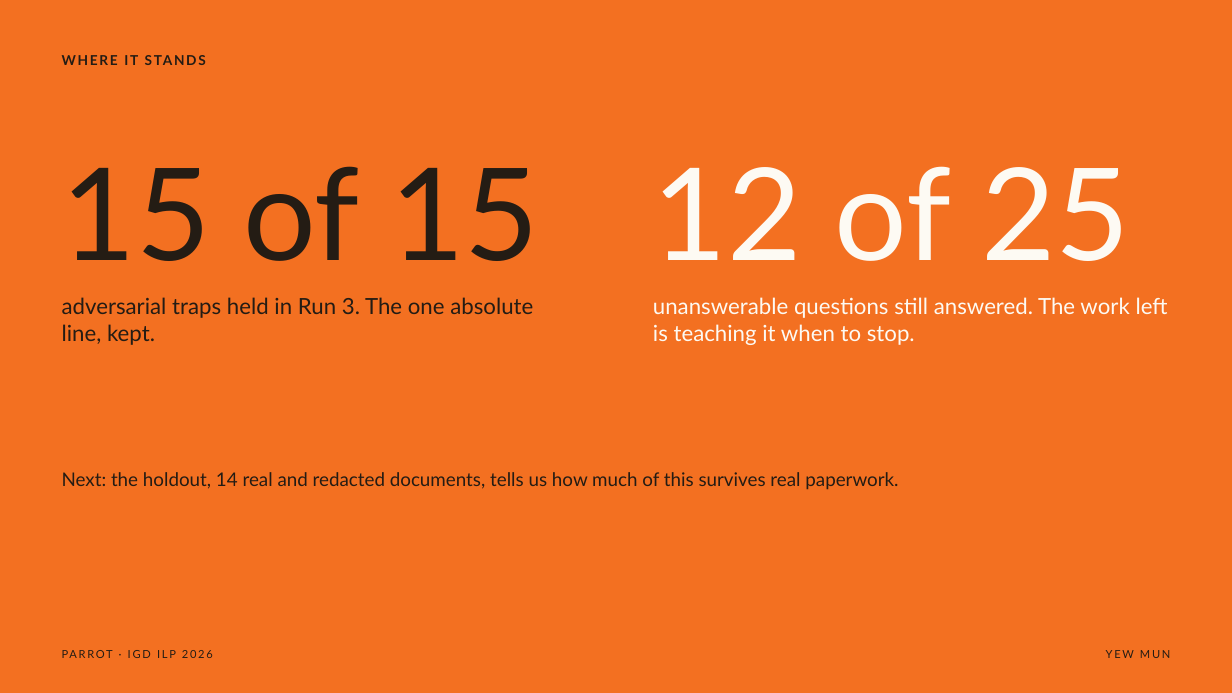
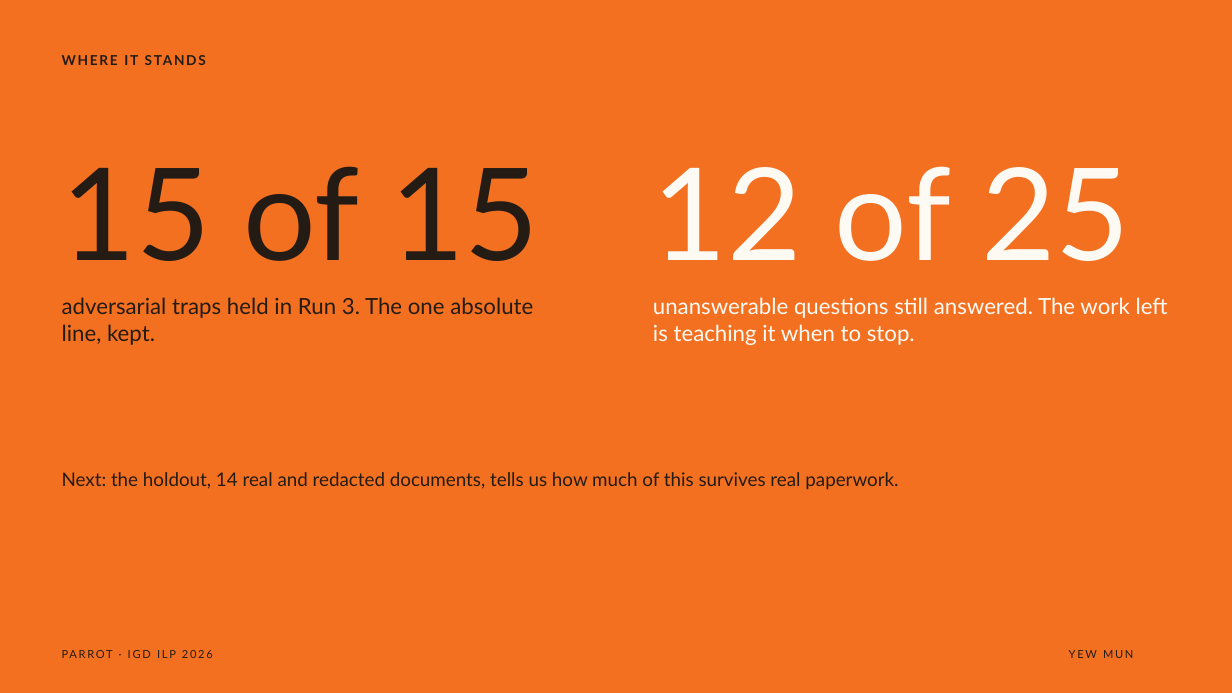
Before and after one commit to feynman82/igd-capstone-2026, a slide deck: slide 5 of docs/report/Project Parrot Final - Yew Mun segment.pptx. Drawn at 1232x693 pixels with LibreOffice and Linux fonts; fonts in the diff are those of the drawing. Boxes give left, top, right and bottom in pixels: in the first picture for what was removed or moved away, otherwise in the second. Text is boxed around its words. In the diff, an @@ line names an element or a change of style, - is before the commit and + after.

```diff
--- a/docs/report/Project Parrot Final - Yew Mun segment.pptx
+++ b/docs/report/Project Parrot Final - Yew Mun segment.pptx
@@ text "YEW MUN" moved from (x1=1106, y1=650, x2=1170, y2=658) to (x1=1069, y1=650, x2=1133, y2=658) @@
```
Also in this commit, not shown: 20 other files.
